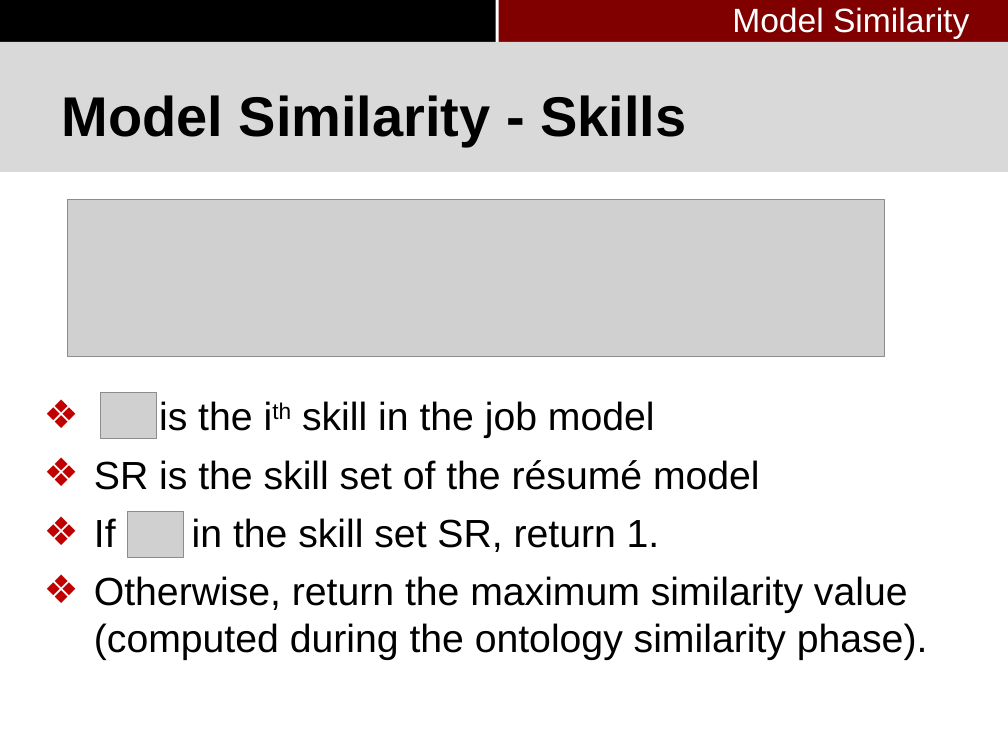
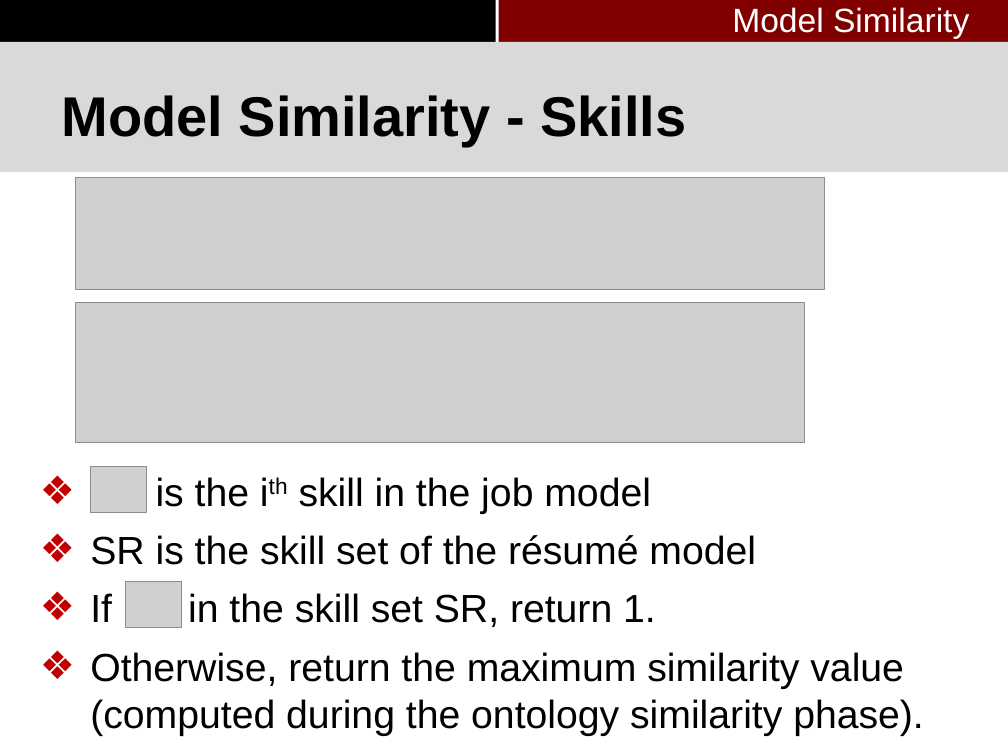
Before and after one commit to pkushiqiang/thesis, a slide deck: slide 61 of media/Master's thesis-4.pptx (slide 63 before the commit). Drawn at 1008x756 pixels with LibreOffice and Linux fonts; fonts in the diff are those of the drawing; grey boxes stand for pictures; background and template pictures are left out. Boxes give left, top, right and bottom in pixels: in the first picture for what was removed or moved away, otherwise in the second. Text is boxed around its words. In the diff, an @@ line names an element or a change of style, - is before the commit and + after.

```diff
--- a/media/Master's thesis-4.pptx
+++ b/media/Master's thesis-4.pptx
@@ picture added at bbox=[76, 177, 825, 289] @@
@@ picture: place and size @@
-picture at bbox=[68, 200, 884, 357]
+picture at bbox=[76, 302, 804, 443]
@@ text "is the ith skill in ...": place and size @@
-text "is the ith skill in ..." at bbox=[94, 401, 928, 660]
+text "is the ith skill in ..." at bbox=[90, 477, 924, 736]
@@ picture: place and size @@
-picture at bbox=[101, 393, 157, 438]
+picture at bbox=[91, 467, 147, 512]
@@ picture: place and size @@
-picture at bbox=[128, 512, 184, 557]
+picture at bbox=[126, 582, 182, 627]
```
Also in this commit, not shown: 8 other slides changed, 2 slides removed, 2 other files.
